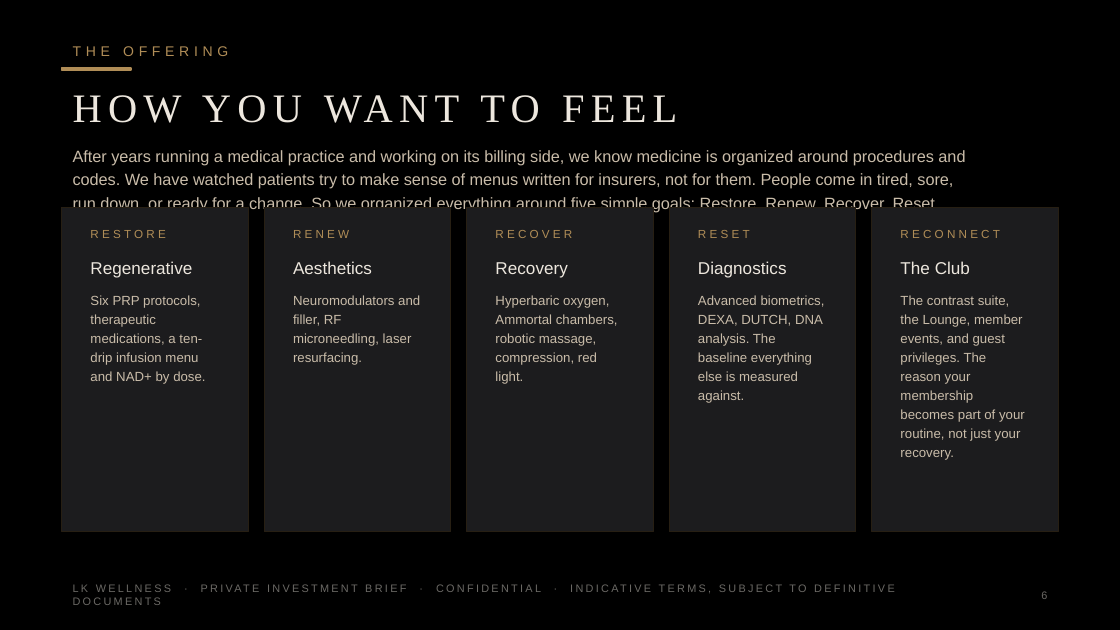
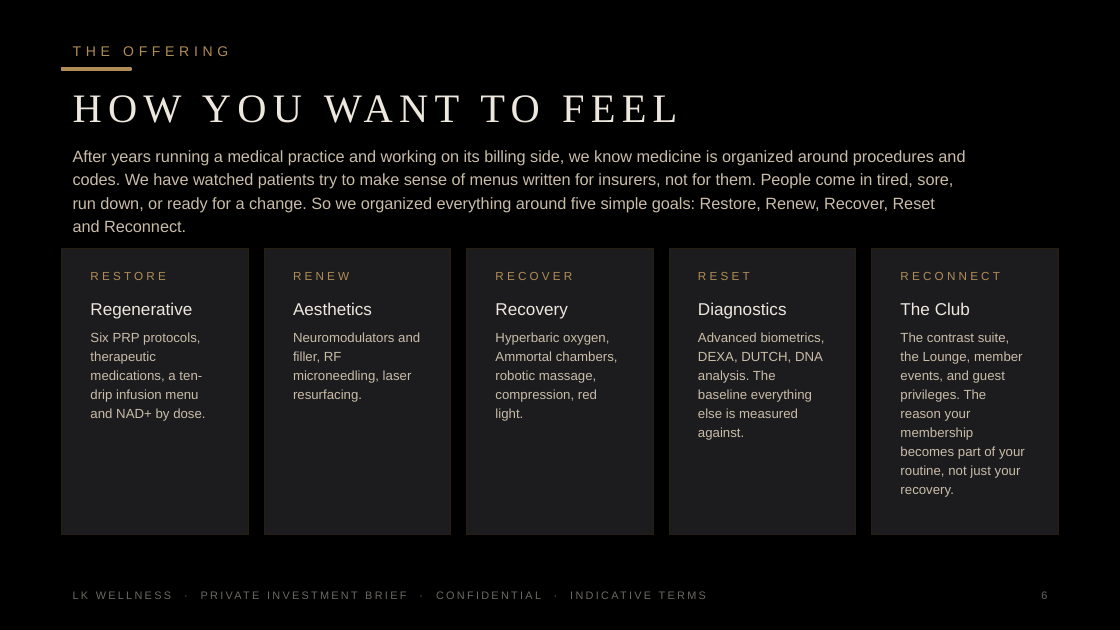
Before and after one commit to apexalpha811/lkwellness, a slide deck: slide 6 of L-K-Wellness-Ample-4.75M-Private.pptx. Drawn at 1120x630 pixels with LibreOffice and Linux fonts; fonts in the diff are those of the drawing. Boxes give left, top, right and bottom in pixels: in the first picture for what was removed or moved away, otherwise in the second. Text is boxed around its words. In the diff, an @@ line names an element or a change of style, - is before the commit and + after.

```diff
--- a/L-K-Wellness-Ample-4.75M-Private.pptx
+++ b/L-K-Wellness-Ample-4.75M-Private.pptx
@@ text "After years running a medical ..." rewrapped from [73, 150, 965, 236] to [73, 150, 965, 212] @@
@@ rectangle: place and size @@
-rectangle at [62, 207, 249, 532]
+rectangle at [62, 249, 249, 534]
@@ rectangle: place and size @@
-rectangle at [264, 207, 451, 532]
+rectangle at [264, 249, 451, 534]
@@ rectangle: place and size @@
-rectangle at [467, 207, 654, 532]
+rectangle at [467, 249, 654, 534]
@@ rectangle: place and size @@
-rectangle at [669, 207, 856, 532]
+rectangle at [669, 249, 856, 534]
@@ rectangle: place and size @@
-rectangle at [871, 207, 1058, 532]
+rectangle at [871, 249, 1058, 534]
@@ 10 texts: place and size @@
-10 texts at [90, 230, 1000, 278]
+10 texts at [90, 272, 1000, 319]
@@ text "Six PRP protocols, therapeutic medications, ...": place and size @@
-text "Six PRP protocols, therapeutic medications, ..." at [90, 295, 205, 384]
+text "Six PRP protocols, therapeutic medications, ..." at [90, 332, 205, 421]
@@ text "Neuromodulators and filler, RF microneedling, ...": place and size @@
-text "Neuromodulators and filler, RF microneedling, ..." at [293, 295, 420, 365]
+text "Neuromodulators and filler, RF microneedling, ..." at [293, 332, 420, 402]
@@ text "Hyperbaric oxygen, Ammortal chambers, robotic ...": place and size @@
-text "Hyperbaric oxygen, Ammortal chambers, robotic ..." at [495, 295, 618, 384]
+text "Hyperbaric oxygen, Ammortal chambers, robotic ..." at [495, 332, 618, 421]
@@ text "Advanced biometrics, DEXA, DUTCH, DNA ...": place and size @@
-text "Advanced biometrics, DEXA, DUTCH, DNA ..." at [698, 295, 825, 403]
+text "Advanced biometrics, DEXA, DUTCH, DNA ..." at [698, 332, 825, 440]
@@ text "The contrast suite, the Lounge, ...": place and size @@
-text "The contrast suite, the Lounge, ..." at [900, 295, 1025, 460]
+text "The contrast suite, the Lounge, ..." at [900, 332, 1025, 497]
@@ text at [73, 591, 541, 599]: text changed @@
-LK WELLNESS · PRIVATE INVESTMENT BRIEF · CONFIDENTIAL · INDICATIVE TERMS, SUBJECT TO DEFINITIVE DOCUMENTS
+LK WELLNESS · PRIVATE INVESTMENT BRIEF · CONFIDENTIAL · INDICATIVE TERMS
```
Also in this commit, not shown: 42 other slides changed, 2 other files.
